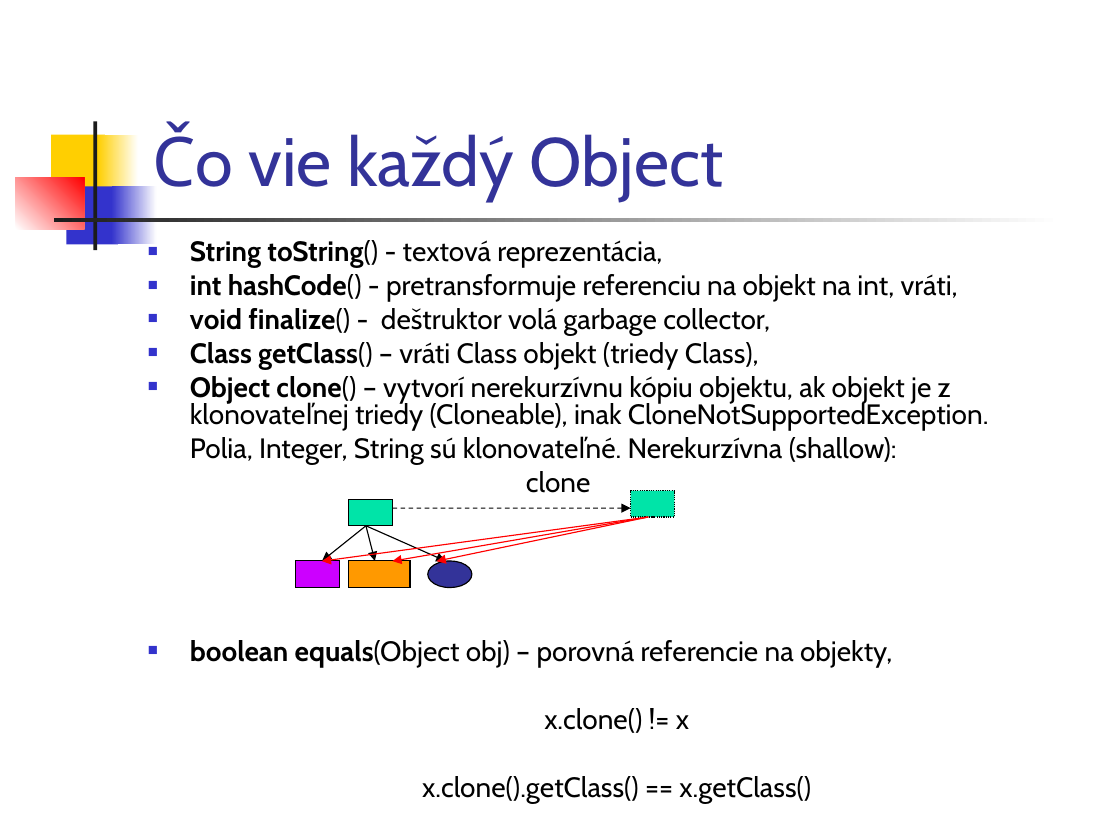
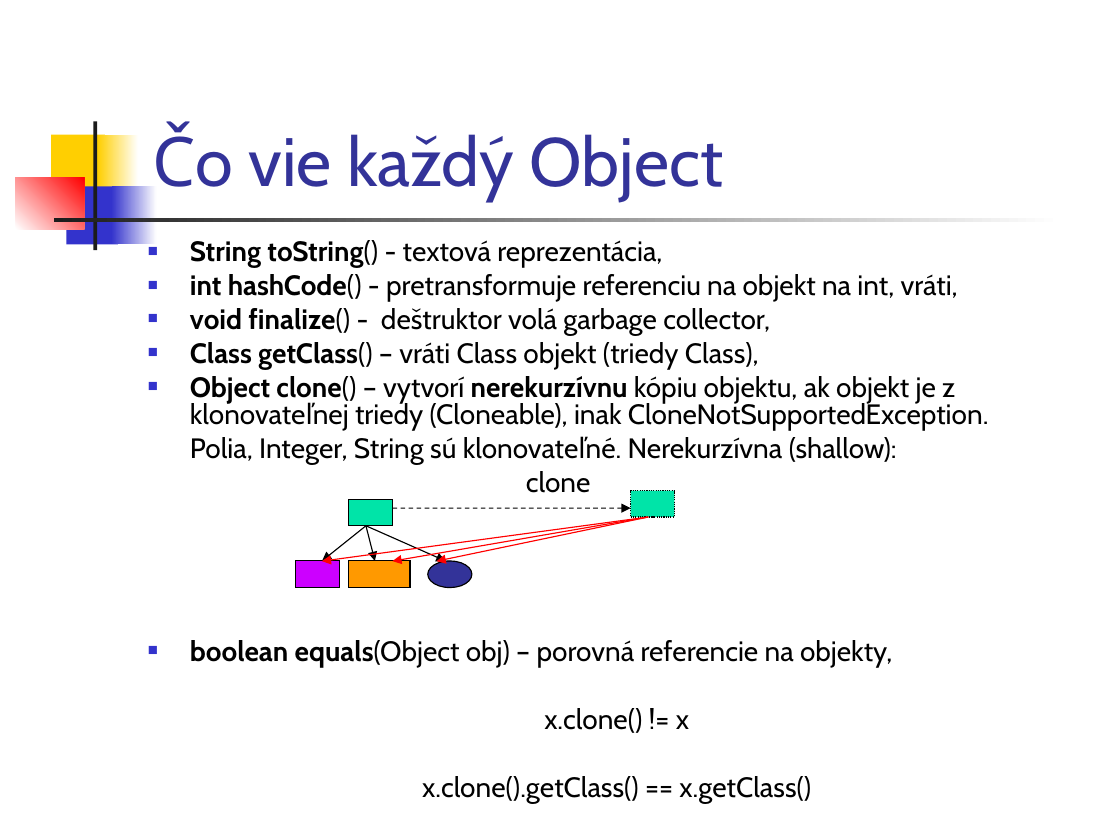
Before and after one commit to Programovanie4/Prednasky, a slide deck: slide 17 of 05/05_java.ppt (slide 13 before the commit). Drawn at 1120x840 pixels with LibreOffice and Linux fonts; fonts in the diff are those of the drawing. Boxes give left, top, right and bottom in pixels: in the first picture for what was removed or moved away, otherwise in the second. Text is boxed around its words. In the diff, an @@ line names an element or a change of style, - is before the commit and + after.

```diff
--- a/05/05_java.ppt
+++ b/05/05_java.ppt
@@ text at <box>190,376,989,430</box>: bold on in "nerekurzívnu" @@
```
Also in this commit, not shown: 6 other slides changed, 4 slides added, 3 other files.
